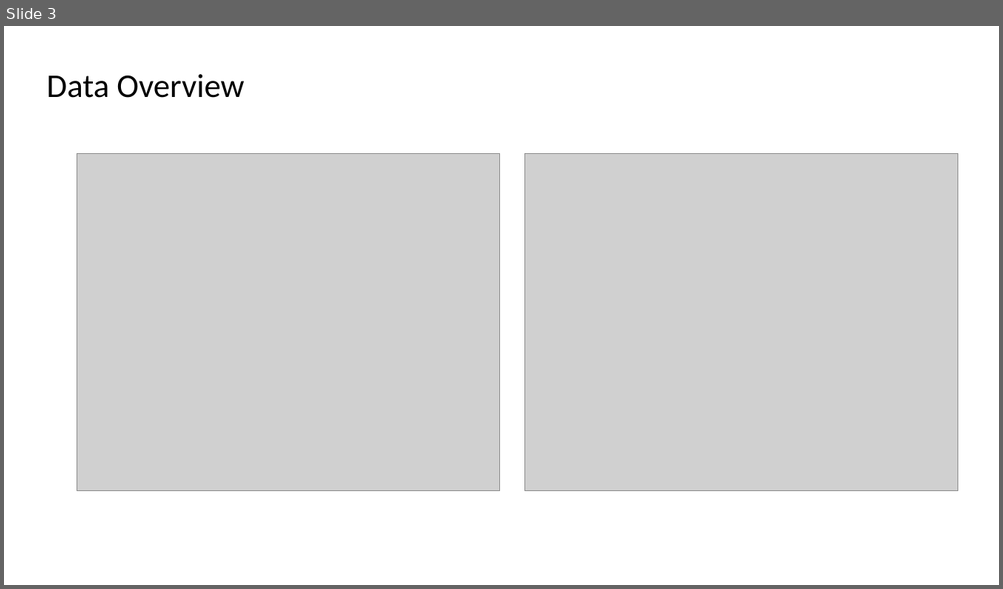
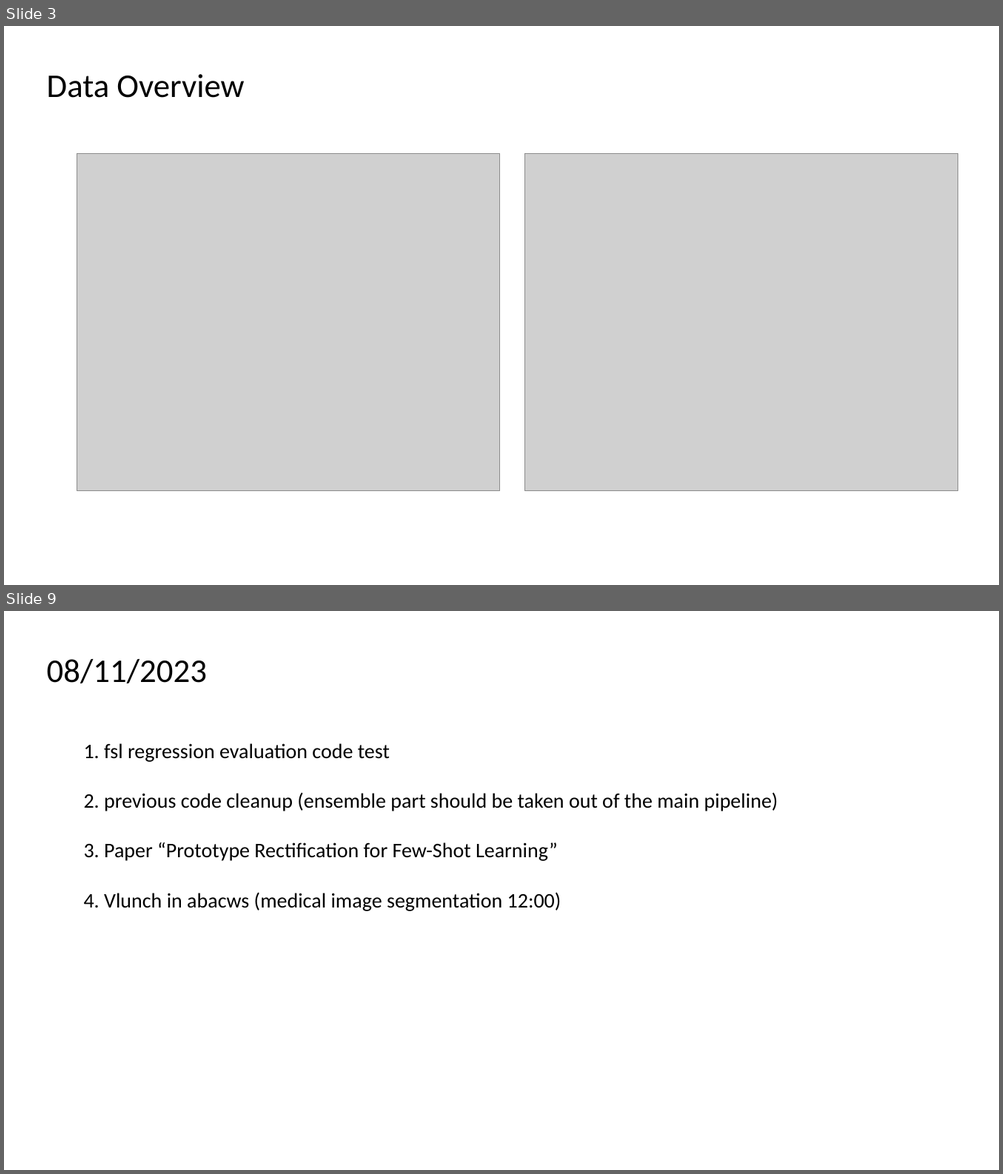
Before and after one commit to hanzhiwangchn/Microstructure_Age_Prediction, a slide deck: summary.pptx. Shown one above the other, each under a label of ours: slide 3 before the commit, slides 3 and 9 after it; the slides between them are not shown. The pictures are 1003x589 and 1003x1174 pixels, drawn with LibreOffice and Linux fonts; fonts in the diff are those of the drawing; grey boxes stand for pictures; background and template pictures are left out. Boxes give left, top, right and bottom in pixels: in the first picture for what was removed or moved away, otherwise in the second. Text is boxed around its words. In the diff, an @@ line names an element or a change of style, - is before the commit and + after.

```diff
--- a/summary.pptx
+++ b/summary.pptx
@@ slide 9 added at <box>4,611,999,1170</box>, background picture (left out) @@
@@ text added at <box>47,659,207,684</box>, 32 pt, text #000000 @@
+08/11/2023
@@ text added at <box>84,743,778,911</box>, 20 pt, text #000000 @@
+1. fsl regression evaluation code test
+2. previous code cleanup (ensemble part should be taken out of the main pipeline)
+3. Paper “Prototype Rectification for Few-Shot Learning”
+4. Vlunch in abacws (medical image segmentation 12:00)
```
Also in this commit, not shown: 5 slides changed, 1 other slide added, 1 slide removed, 41 other files.
